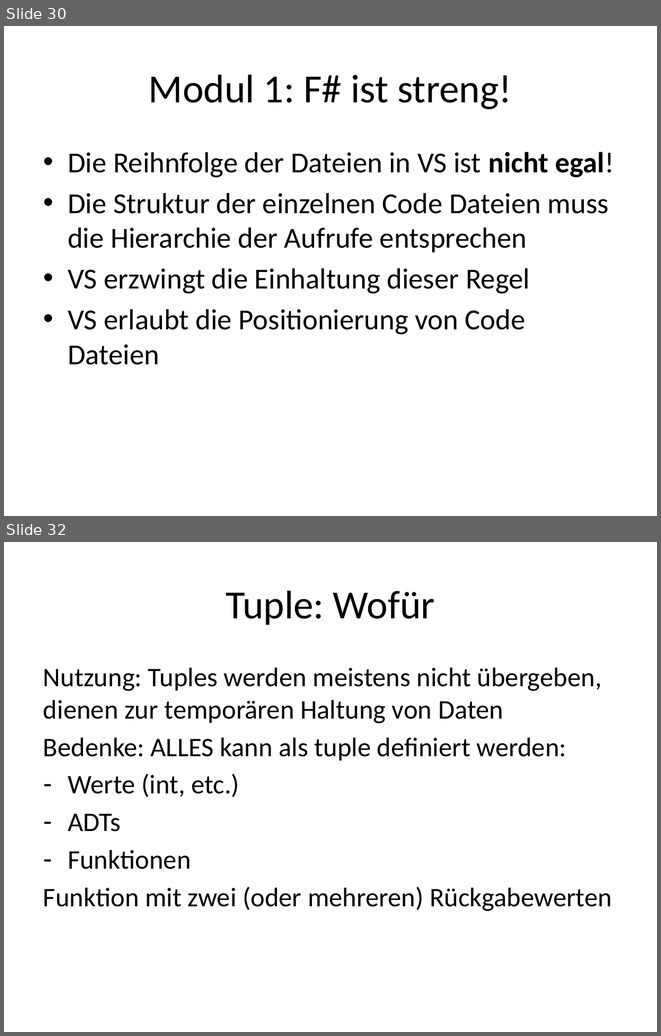
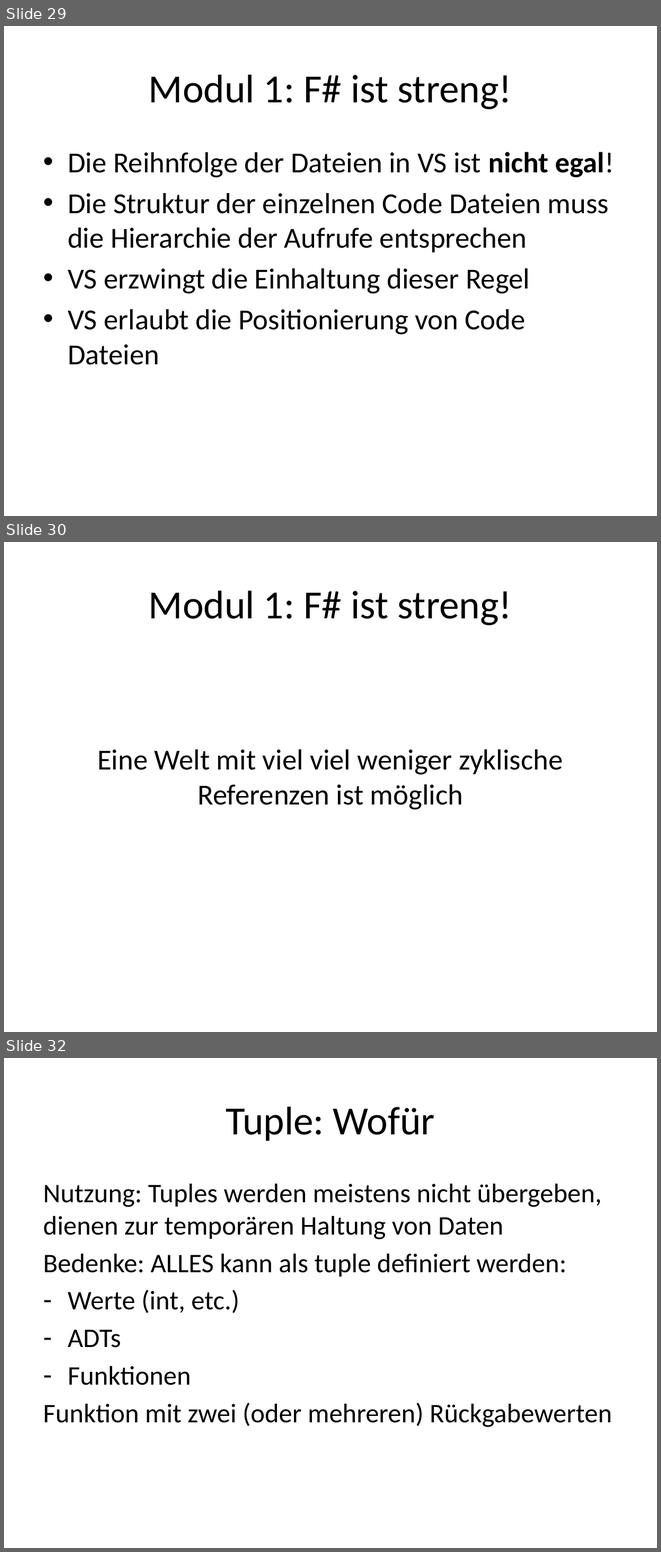
Before and after one commit to nasserbrake/Spartakiade2017, a slide deck: FSharp.pptx. Shown one above the other, each under a label of ours: slides 30 and 32 before the commit, slides 29, 30 and 32 after it; the slides between them are not shown. The pictures are 661x1036 and 661x1552 pixels, drawn with LibreOffice and Linux fonts; fonts in the diff are those of the drawing. Boxes give left, top, right and bottom in pixels: in the first picture for what was removed or moved away, otherwise in the second. Text is boxed around its words. In the diff, an @@ line names an element or a change of style, - is before the commit and + after.

```diff
--- a/FSharp.pptx
+++ b/FSharp.pptx
@@ slide 30 added at box(4, 542, 657, 1032), background #FFFFFF @@
@@ title added at box(149, 590, 512, 625), 44 pt, text #000000 @@
+Modul 1: F# ist streng!
@@ text added at box(97, 749, 563, 810), 32 pt, text #000000 @@
+Eine Welt mit viel viel weniger zyklische Referenzen ist möglich
@@ what was slide 30 is now slide 29 @@
```
Also in this commit, not shown: 3 slides changed, 1 slide removed, 4 other files.
